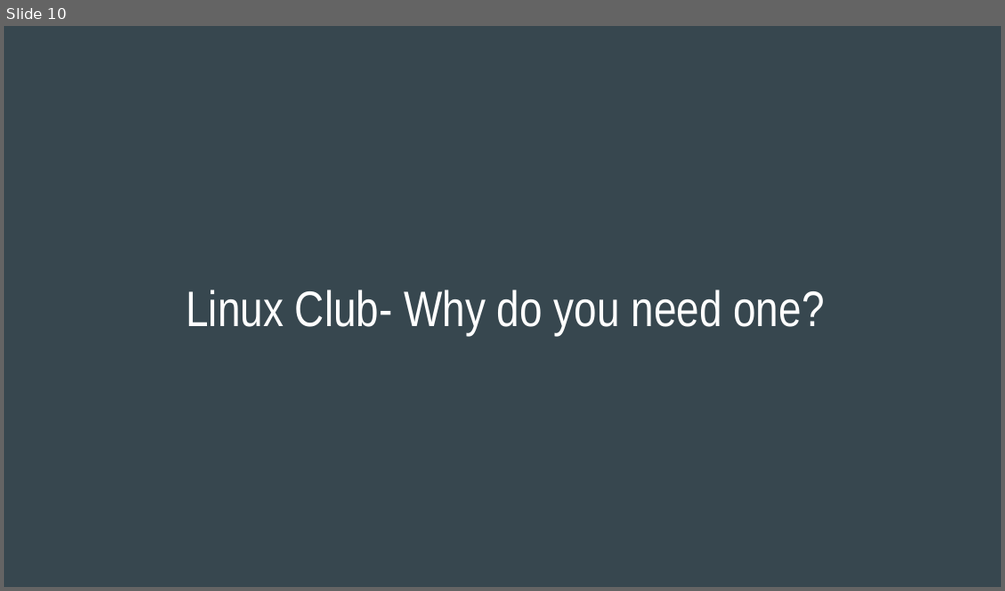
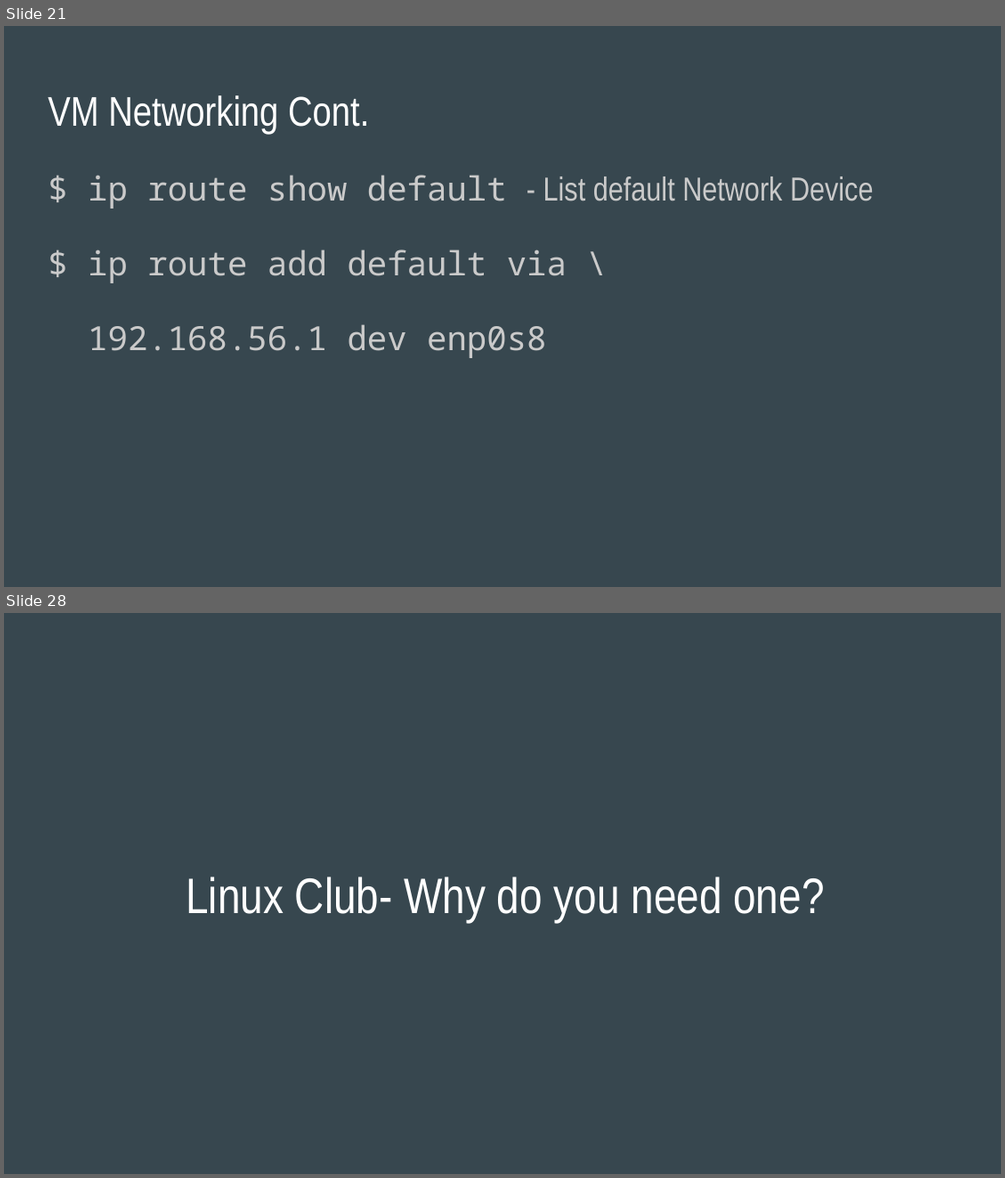
Before and after one commit to phat-sumo/everyone-can-be-root, a slide deck: everyone-can-be-root.pptx. Shown one above the other, each under a label of ours: slide 10 before the commit, slides 21 and 28 after it; the slides between them are not shown. The pictures are 1005x591 and 1005x1178 pixels, drawn with LibreOffice and Linux fonts; fonts in the diff are those of the drawing. Boxes give left, top, right and bottom in pixels: in the first picture for what was removed or moved away, otherwise in the second. Text is boxed around its words. In the diff, an @@ line names an element or a change of style, - is before the commit and + after.

```diff
--- a/everyone-can-be-root.pptx
+++ b/everyone-can-be-root.pptx
@@ slide 21 added at [4, 26, 1001, 587], background #37474F @@
@@ title added at [48, 95, 369, 134], 30 pt, text #FFFFFF @@
+VM Networking Cont.
@@ text added at [88, 175, 874, 358], 24 pt, text #CACACA @@
+$ ip route show default - List default Network Device
+$ ip route add default via \
+192.168.56.1 dev enp0s8
@@ what was slide 10 is now slide 28 @@
```
Also in this commit, not shown: 2 slides changed, 17 other slides added, 5 other files.
